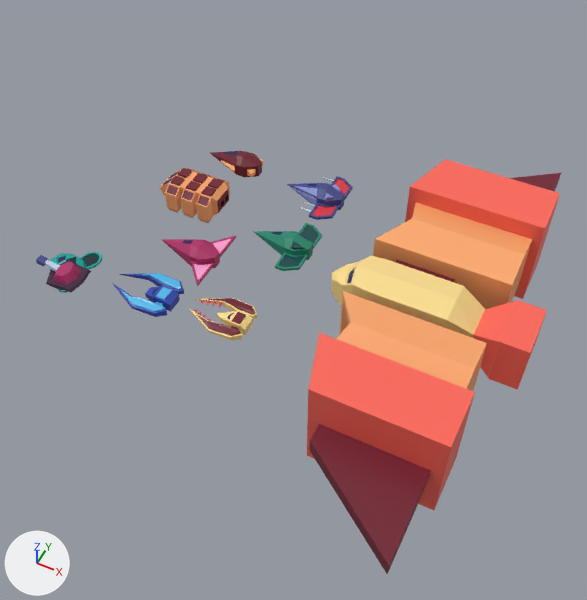
Renders of the Blender file blender/ships.blend from each side of a commit.
Before and after are seen from a 50 mm lens placed at (20.3, -23.8, 27.8), pointed at (8.1, 0.7, -2.9). The lights are fixed; the arrows at lower left show +X, +Y and +Z.

Names of what the first picture shows: 'Cube', 'blaster', 'bomber', 'boss', 's1', 's1.001', 'speeder', 'tracker', 'tracker.001'.
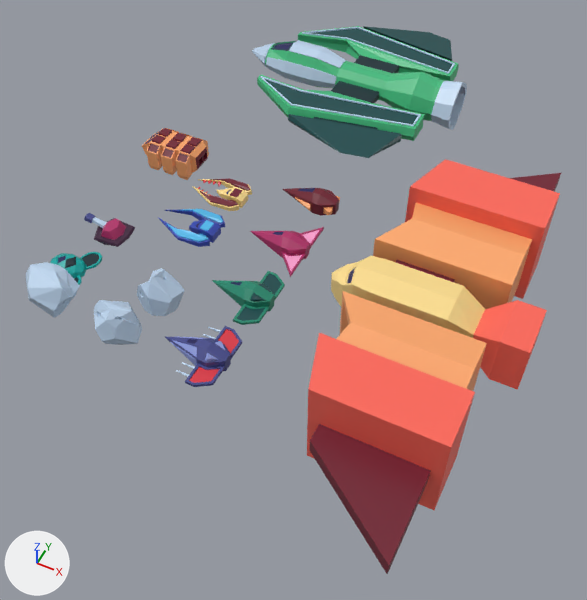
Changed parts and their boxes [x1, y1, x2, y2] in the pictures (587 x 600 px):
'Boss2', added: after [252, 26, 467, 158]
'bomber', moved: before [160, 168, 230, 223]; after [142, 128, 209, 180]
'blaster', moved: before [287, 176, 353, 220]; after [165, 326, 242, 387]
'tracker', moved: before [253, 223, 322, 271]; after [212, 271, 285, 325]
'speeder', moved: before [161, 236, 236, 286]; after [250, 227, 324, 277]
's1', moved: before [112, 273, 184, 317]; after [159, 209, 225, 247]
's1.001', moved: before [189, 298, 257, 341]; after [192, 178, 252, 211]
'asteroid.002', added (blue): after [26, 262, 80, 318]
'Cube', moved: before [36, 255, 91, 292]; after [84, 213, 135, 247]
'tracker.001', moved: before [210, 151, 264, 177]; after [283, 188, 340, 216]
'asteroid.001', added (blue): after [94, 300, 142, 345]
'asteroid', added (blue): after [137, 268, 184, 316]

The change, as a diff of the scene's bpy script:
```diff
--- a/blender/ships.blend.py
+++ b/blender/ships.blend.py
@@ me_sphere_002 @@
+me_sphere_002.from_pydata(...)  # 67 vertices, 56 faces; spans x -0.607..0.684, y -0.76..0.606, z -0.898..0.443
+me_sphere_002.materials.append(mat_enemyship)  # picture img_enemy_pallette_png
@@ me_sphere_001 @@
+me_sphere_001.from_pydata(...)  # 67 vertices, 56 faces; spans x -0.575..0.51, y -0.771..0.603, z -0.562..0.473
+me_sphere_001.materials.append(mat_enemyship)  # picture img_enemy_pallette_png
@@ me_sphere @@
+me_sphere.from_pydata(...)  # 88 vertices, 79 faces; spans x -0.584..0.51, y -0.583..0.499, z -0.52..0.608
+me_sphere.materials.append(mat_enemyship)  # picture img_enemy_pallette_png
@@ me_cube_002 @@
+me_cube_002.from_pydata(...)  # 205 vertices, 184 faces; spans x -1.07..12.07, y -6.81..0.0, z -1.54..1.54
+me_cube_002.materials.append(mat_enemyship)  # picture img_enemy_pallette_png
@@ ob_bomber @@
 ob_bomber = bpy.data.objects.new('bomber', me_cube_006)
-ob_bomber.location = (1.48, 2.89, 0.0)
+ob_bomber.location = (-1.28, 5.36, 0.0)
 _m = ob_bomber.modifiers.new('Mirror', 'MIRROR')
@@ ob_blaster @@
 ob_blaster = bpy.data.objects.new('blaster', me_cube_007)
-ob_blaster.location = (7.38, 5.51, 0.01)
+ob_blaster.location = (7.24, -6.07, 0.01)
 ob_blaster.scale = (0.64, 0.64, 0.64)
@@ ob_tracker @@
 ob_tracker = bpy.data.objects.new('tracker', me_cube_009)
-ob_tracker.location = (7.42, 1.73, -0.18)
+ob_tracker.location = (7.28, -2.07, -0.18)
 ob_tracker.scale = (0.64, 0.64, 0.64)
@@ ob_speeder @@
 ob_speeder = bpy.data.objects.new('speeder', me_cube_010)
-ob_speeder.location = (3.58, -0.72, -0.28)
+ob_speeder.location = (7.22, 1.78, -0.28)
 _m = ob_speeder.modifiers.new('Mirror', 'MIRROR')
@@ ob_s1 @@
 ob_s1 = bpy.data.objects.new('s1', me_cube_030)
-ob_s1.location = (4.07, -4.42, 0.36)
+ob_s1.location = (3.54, 0.26, 0.36)
 _m = ob_s1.modifiers.new('Mirror', 'MIRROR')
@@ ob_s1_001 @@
 ob_s1_001 = bpy.data.objects.new('s1.001', me_cube_036)
-ob_s1_001.location = (7.75, -4.12, 0.29)
+ob_s1_001.location = (3.56, 3.11, 0.29)
 _m = ob_s1_001.modifiers.new('Mirror', 'MIRROR')
@@ ob_tracker_001 @@
 ob_tracker_001 = bpy.data.objects.new('tracker.001', me_cube_037)
-ob_tracker_001.location = (2.04, 6.55, -0.52)
+ob_tracker_001.location = (7.06, 5.62, -0.52)
 ob_tracker_001.scale = (0.64, 0.64, 0.64)
@@ ob_cube @@
 ob_cube = bpy.data.objects.new('Cube', me_cube_039)
-ob_cube.location = (-0.72, -5.2, 0.5)
+ob_cube.location = (-0.84, -1.45, 0.06)
 _m = ob_cube.modifiers.new('Mirror', 'MIRROR')
@@ ob_asteroid_002 @@
+ob_asteroid_002 = bpy.data.objects.new('asteroid.002', me_sphere_002)
+ob_asteroid_002.location = (-0.35, -6.55, 0.32)
+ob_asteroid_002.rotation_euler = (-1.896, -0.202, -2.425)  # degrees (-109, -12, -139)
+ob_asteroid_002.scale = (1.8, 1.8, 1.8)
@@ ob_asteroid_001 @@
+ob_asteroid_001 = bpy.data.objects.new('asteroid.001', me_sphere_001)
+ob_asteroid_001.location = (2.84, -6.32, 0.02)
+ob_asteroid_001.rotation_euler = (-1.757, -0.0866, 1.037)  # degrees (-101, -5, 59)
+ob_asteroid_001.scale = (1.8, 1.8, 1.8)
@@ ob_asteroid @@
+ob_asteroid = bpy.data.objects.new('asteroid', me_sphere)
+ob_asteroid.location = (3.21, -3.52, -0.55)
+ob_asteroid.scale = (1.8, 1.8, 1.8)
@@ ob_boss2 @@
+ob_boss2 = bpy.data.objects.new('Boss2', me_cube_002)
+ob_boss2.location = (-0.81, 15.12, 0.7)
+_m = ob_boss2.modifiers.new('Mirror', 'MIRROR')
+_m.use_axis = (False, True, False)
+_m.use_clip = True
```
